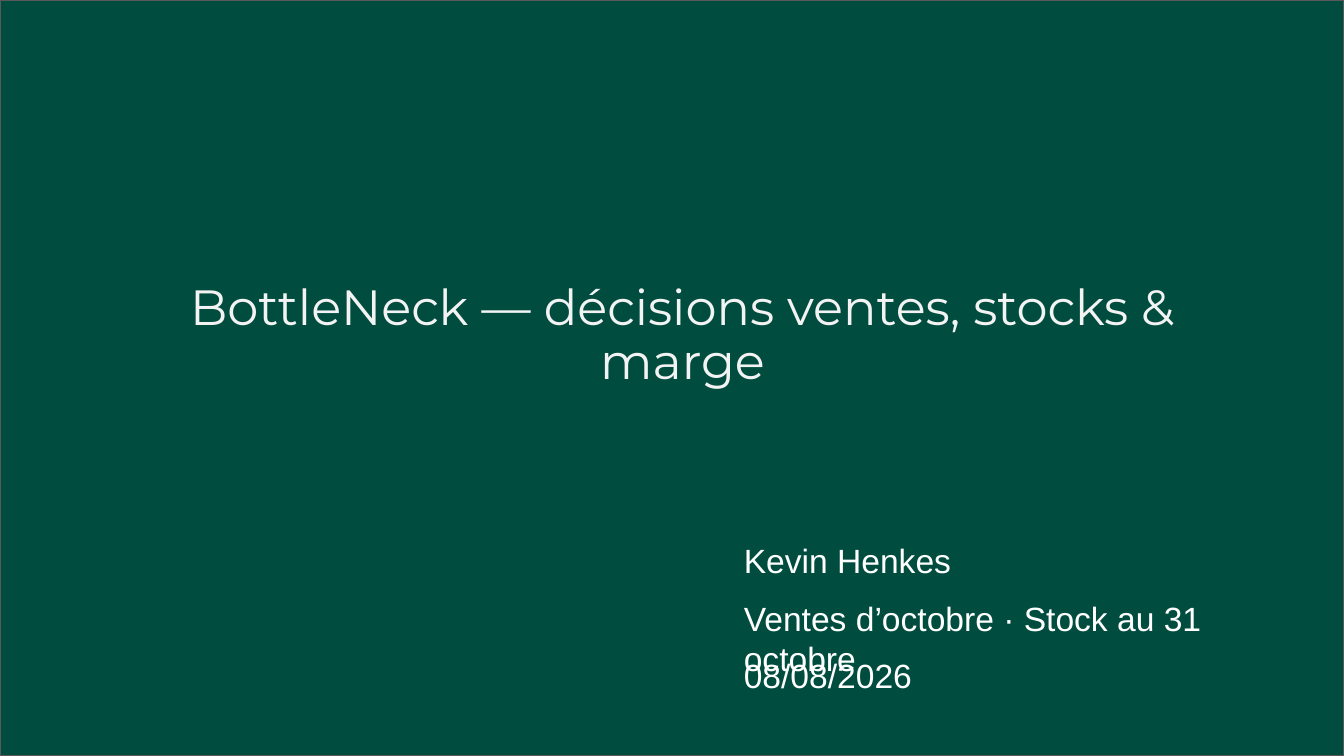
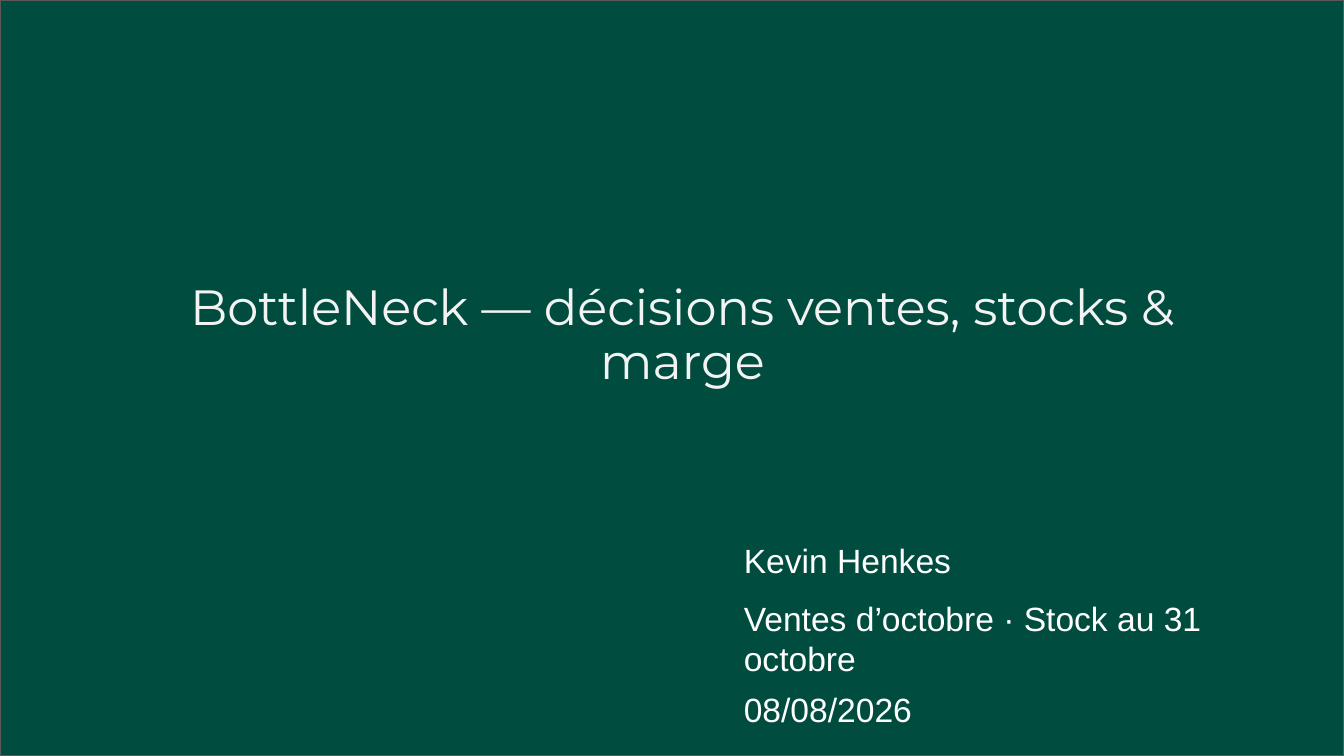
Before and after one commit to henkeskevin/p11, a slide deck: slide 1 of reports/BottleNeck_CODIR.pptx. Drawn at 1344x756 pixels with LibreOffice and Linux fonts; fonts in the diff are those of the drawing. Boxes give left, top, right and bottom in pixels: in the first picture for what was removed or moved away, otherwise in the second. Text is boxed around its words. In the diff, an @@ line names an element or a change of style, - is before the commit and + after.

```diff
--- a/reports/BottleNeck_CODIR.pptx
+++ b/reports/BottleNeck_CODIR.pptx
@@ text "08/08/2026": place and size @@
-text "08/08/2026" at box(744, 662, 912, 689)
+text "08/08/2026" at box(744, 697, 912, 723)
```
Also in this commit, not shown: 30 other files.
